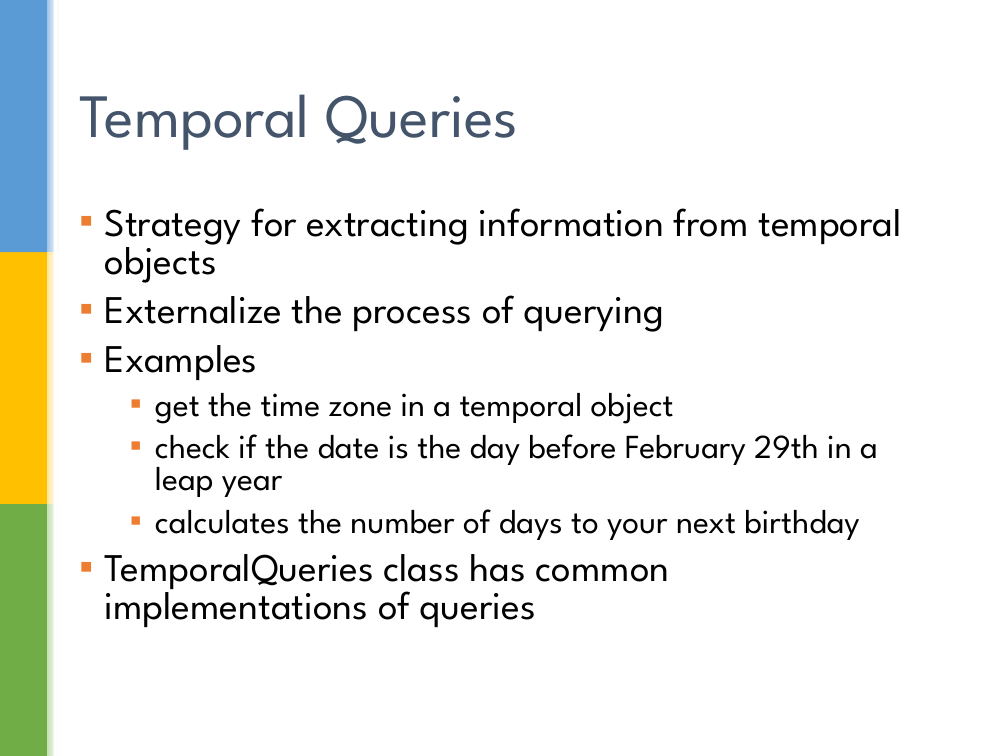
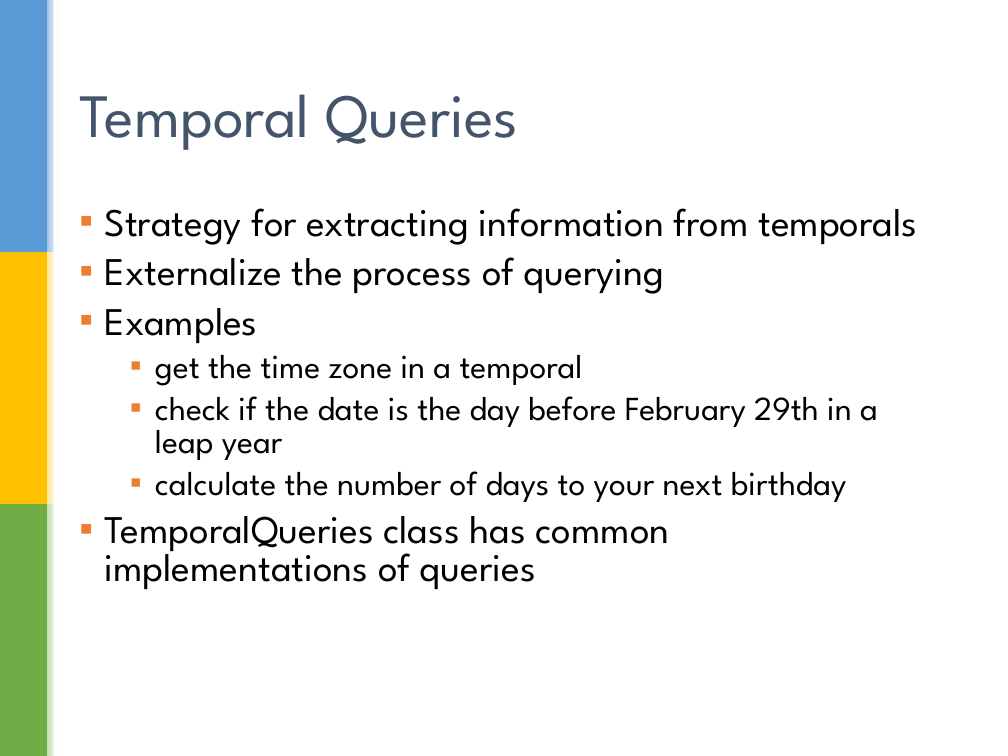
Before and after one commit to sualeh/make-a-date, a slide deck: slide 31 of Java 8 Date and Time API.pptx. Drawn at 1008x756 pixels with LibreOffice and Linux fonts; fonts in the diff are those of the drawing; background and template pictures are left out. Boxes give left, top, right and bottom in pixels: in the first picture for what was removed or moved away, otherwise in the second. Text is boxed around its words. In the diff, an @@ line names an element or a change of style, - is before the commit and + after.

```diff
--- a/Java 8 Date and Time API.pptx
+++ b/Java 8 Date and Time API.pptx
@@ text at bbox=[105, 208, 917, 245]: text changed @@
-▪ Strategy for extracting information from temporal objects
+▪ Strategy for extracting information from temporals
@@ text at bbox=[155, 355, 583, 386]: text changed @@
-  ▪ get the time zone in a temporal object
+  ▪ get the time zone in a temporal
@@ text at bbox=[155, 471, 846, 502]: text changed @@
-  ▪ calculates the number of days to your next birthday
+  ▪ calculate the number of days to your next birthday
```
Also in this commit, not shown: 24 other slides changed, 1 slide added, 1 slide removed.
